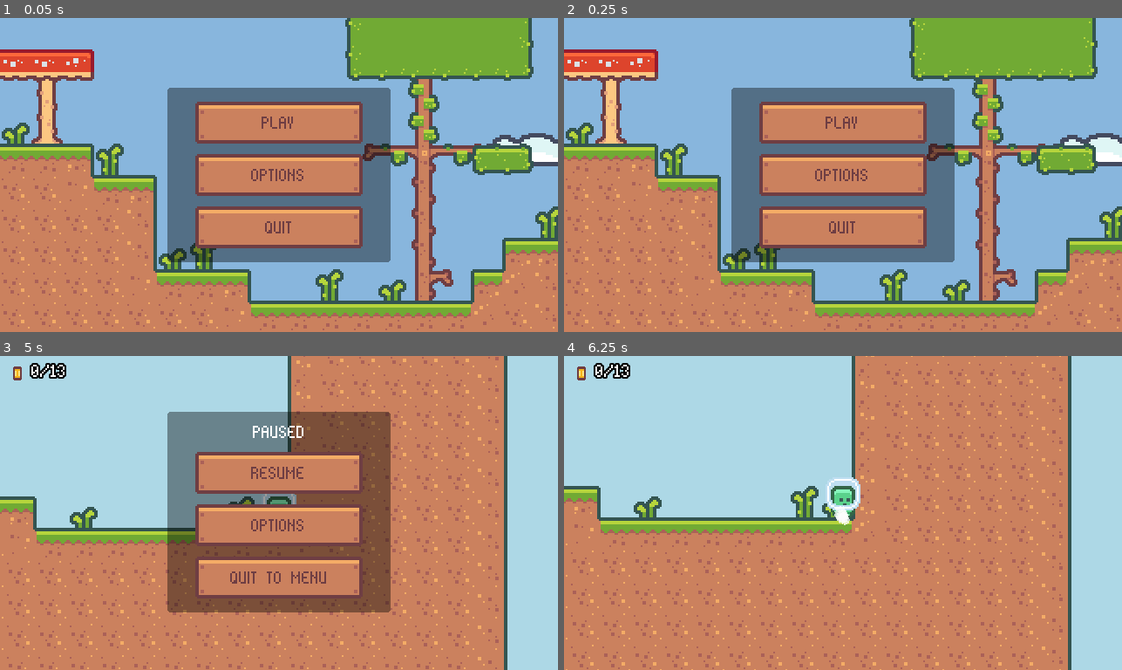
Above: before the commit, frames 1-4 (two rows, left to right).
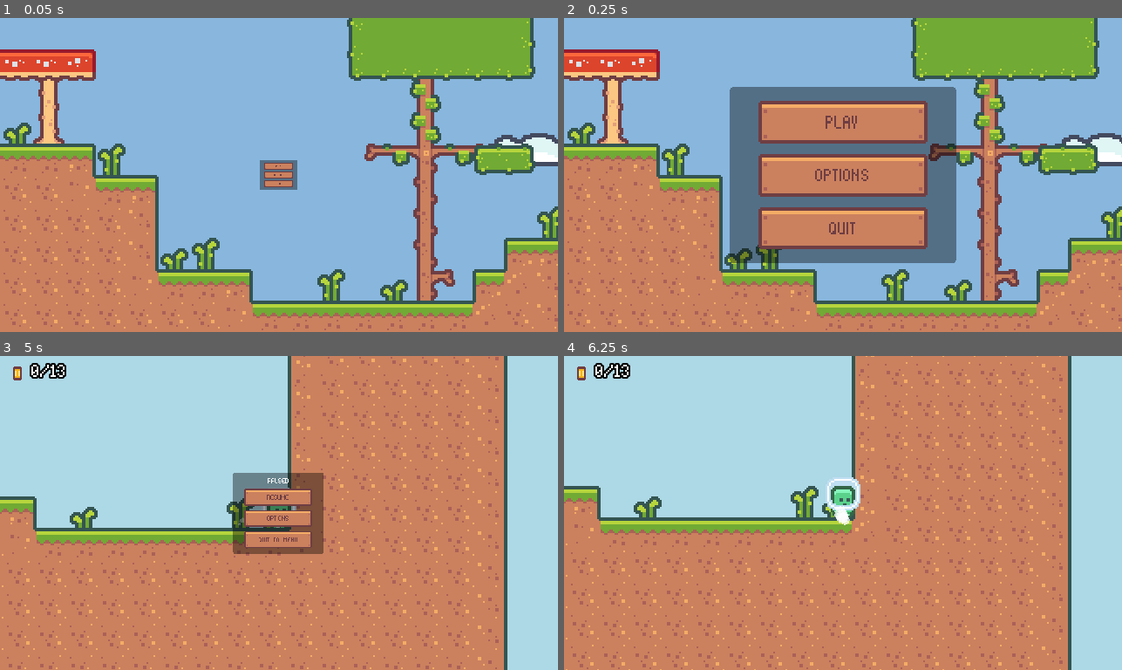
Above: after the commit, the same moments.

Repository: rprav-n/2D-Platformer
Game: Godot game, scene res://scenes/ui/main_menu/main_menu.tscn
The game is run twice, just before and just after one commit, with the same random seed, the same clock (stepped at 60 frames per second) and the same inputs.
Inputs (mouse positions are in pixels of both pictures, inside the frame that each line leads up to):
- Up to frame 1 (0.05 s): no input
- Up to frame 2 (0.25 s): no input
- Up to frame 3 (5 s): click "PLAY" at 0.5 s; move the mouse to (401, 497) at 1.27 s; hold Right (move_right) 1.28-2.78 s; tap Shift (dash) every 0.75 s from 1.35 to 4.35 s; tap Space (jump) at 1.52, 2.27, 3.77, 4.52 s; move the mouse to (167, 528) at 2.02 s; move the mouse to (334, 443) at 2.77 s; hold A (move_left) 2.78-3.53 s; move the mouse to (251, 575) at 3.52 s; hold Right (move_right) from 3.53 s (still down); move the mouse to (446, 560) at 4.27 s; tap Escape (pause) at 4.9 s
- Up to frame 4 (6.25 s): move the mouse to (675, 465) at 5.02 s; release Right (move_right) at 5.03 s; hold A (move_left) 5.03-5.75 s; tap Shift (dash) at 5.1 s; tap Space (jump) at 5.27 s; click "RESUME" at 5.75 s

The runs differ from the first frame. In frame 1, 28% of the frame differs, in the area x 0-100%, y 0-100%; in frame 2, 7.9%; in frame 3, 20%; in frame 4, nothing differs.

Commit message:
Animating UI panels

Diff:
--- a/scenes/ui/game_complete/game_complete.tscn
+++ b/scenes/ui/game_complete/game_complete.tscn
@@ -1,12 +1,55 @@
-[gd_scene load_steps=5 format=3 uid="uid://dj6qpflh1qeyi"]
+[gd_scene load_steps=8 format=3 uid="uid://dj6qpflh1qeyi"]
 
 [ext_resource type="Script" path="res://scenes/ui/game_complete/game_complete.gd" id="1_g8d34"]
 [ext_resource type="Theme" uid="uid://c2d2vxclxkr4l" path="res://resources/theme.tres" id="1_tg3fi"]
 [ext_resource type="PackedScene" uid="uid://csnql7nxh0ab5" path="res://scenes/ui/buttons/animated_button.tscn" id="2_mod0q"]
 [ext_resource type="PackedScene" uid="uid://cpa0l3wqs8oc7" path="res://scenes/ui/menu_background/menu_background.tscn" id="2_rjn5j"]
 
+[sub_resource type="Animation" id="Animation_pp1p4"]
+resource_name = "default"
+length = 0.4
+tracks/0/type = "value"
+tracks/0/imported = false
+tracks/0/enabled = true
+tracks/0/path = NodePath("MarginContainer:scale")
+tracks/0/interp = 2
+tracks/0/loop_wrap = true
+tracks/0/keys = {
+"times": PackedFloat32Array(0, 0.2, 0.3, 0.4),
+"transitions": PackedFloat32Array(1, 1, 1, 1),
+"update": 0,
+"values": [Vector2(0, 0), Vector2(1.1, 1.1), Vector2(0.9, 0.9), Vector2(1, 1)]
+}
+
+[sub_resource type="Animation" id="Animation_yaxbx"]
+length = 0.001
+tracks/0/type = "value"
+tracks/0/imported = false
+tracks/0/enabled = true
+tracks/0/path = NodePath("MarginContainer:scale")
+tracks/0/interp = 1
+tracks/0/loop_wrap = true
+tracks/0/keys = {
+"times": PackedFloat32Array(0),
+"transitions": PackedFloat32Array(1),
+"update": 0,
+"values": [Vector2(1, 1)]
+}
+
+[sub_resource type="AnimationLibrary" id="AnimationLibrary_yobqm"]
+_data = {
+"RESET": SubResource("Animation_yaxbx"),
+"default": SubResource("Animation_pp1p4")
+}
+
 [node name="GameComplete" type="CanvasLayer"]
 script = ExtResource("1_g8d34")
+
+[node name="AnimationPlayer" type="AnimationPlayer" parent="."]
+autoplay = "default"
+libraries = {
+"": SubResource("AnimationLibrary_yobqm")
+}
 
 [node name="MenuBackground" parent="." instance=ExtResource("2_rjn5j")]
 
@@ -16,6 +59,7 @@
 anchor_bottom = 1.0
 grow_horizontal = 2
 grow_vertical = 2
+pivot_offset = Vector2(160, 90)
 theme = ExtResource("1_tg3fi")
 
 [node name="PanelContainer" type="PanelContainer" parent="MarginContainer"]
--- a/scenes/ui/main_menu/main_menu.tscn
+++ b/scenes/ui/main_menu/main_menu.tscn
@@ -1,15 +1,59 @@
-[gd_scene load_steps=5 format=3 uid="uid://ru3dx0irhi1l"]
+[gd_scene load_steps=8 format=3 uid="uid://ru3dx0irhi1l"]
 
 [ext_resource type="Script" path="res://scenes/ui/main_menu/main_menu.gd" id="1_2ja87"]
 [ext_resource type="Theme" uid="uid://c2d2vxclxkr4l" path="res://resources/theme.tres" id="1_ei2q4"]
 [ext_resource type="PackedScene" uid="uid://csnql7nxh0ab5" path="res://scenes/ui/buttons/animated_button.tscn" id="2_t710u"]
 [ext_resource type="PackedScene" uid="uid://cpa0l3wqs8oc7" path="res://scenes/ui/menu_background/menu_background.tscn" id="2_wl47q"]
 
+[sub_resource type="Animation" id="Animation_pp1p4"]
+resource_name = "default"
+length = 0.4
+tracks/0/type = "value"
+tracks/0/imported = false
+tracks/0/enabled = true
+tracks/0/path = NodePath("MarginContainer:scale")
+tracks/0/interp = 2
+tracks/0/loop_wrap = true
+tracks/0/keys = {
+"times": PackedFloat32Array(0, 0.2, 0.3, 0.4),
+"transitions": PackedFloat32Array(1, 1, 1, 1),
+"update": 0,
+"values": [Vector2(0, 0), Vector2(1.1, 1.1), Vector2(0.9, 0.9), Vector2(1, 1)]
+}
+
+[sub_resource type="Animation" id="Animation_yaxbx"]
+length = 0.001
+tracks/0/type = "value"
+tracks/0/imported = false
+tracks/0/enabled = true
+tracks/0/path = NodePath("MarginContainer:scale")
+tracks/0/interp = 1
+tracks/0/loop_wrap = true
+tracks/0/keys = {
+"times": PackedFloat32Array(0),
+"transitions": PackedFloat32Array(1),
+"update": 0,
+"values": [Vector2(1, 1)]
+}
+
+[sub_resource type="AnimationLibrary" id="AnimationLibrary_yobqm"]
+_data = {
+"RESET": SubResource("Animation_yaxbx"),
+"default": SubResource("Animation_pp1p4")
+}
+
 [node name="MainMenu" type="CanvasLayer"]
 script = ExtResource("1_2ja87")
 background_color = Color(0.533333, 0.713726, 0.866667, 1)
 
+[node name="AnimationPlayer" type="AnimationPlayer" parent="."]
+autoplay = "default"
+libraries = {
+"": SubResource("AnimationLibrary_yobqm")
+}
+
 [node name="MenuBackground" parent="." instance=ExtResource("2_wl47q")]
+position = Vector2(1, 0)
 
 [node name="MarginContainer" type="MarginContainer" parent="."]
 anchors_preset = 15
@@ -17,6 +61,7 @@
 anchor_bottom = 1.0
 grow_horizontal = 2
 grow_vertical = 2
+pivot_offset = Vector2(160, 90)
 theme = ExtResource("1_ei2q4")
 
 [node name="PanelContainer" type="PanelContainer" parent="MarginContainer"]
--- a/scenes/ui/pause_menu/pause_menu.tscn
+++ b/scenes/ui/pause_menu/pause_menu.tscn
@@ -1,12 +1,55 @@
-[gd_scene load_steps=4 format=3 uid="uid://kvb8u44egrrm"]
+[gd_scene load_steps=7 format=3 uid="uid://kvb8u44egrrm"]
 
 [ext_resource type="Theme" uid="uid://c2d2vxclxkr4l" path="res://resources/theme.tres" id="1_2l47f"]
 [ext_resource type="Script" path="res://scenes/ui/pause_menu/pause_menu.gd" id="1_jtkbc"]
 [ext_resource type="PackedScene" uid="uid://csnql7nxh0ab5" path="res://scenes/ui/buttons/animated_button.tscn" id="2_vxesi"]
 
+[sub_resource type="Animation" id="Animation_pp1p4"]
+resource_name = "default"
+length = 0.4
+tracks/0/type = "value"
+tracks/0/imported = false
+tracks/0/enabled = true
+tracks/0/path = NodePath("MarginContainer:scale")
+tracks/0/interp = 2
+tracks/0/loop_wrap = true
+tracks/0/keys = {
+"times": PackedFloat32Array(0, 0.2, 0.3, 0.4),
+"transitions": PackedFloat32Array(1, 1, 1, 1),
+"update": 0,
+"values": [Vector2(0, 0), Vector2(1.1, 1.1), Vector2(0.9, 0.9), Vector2(1, 1)]
+}
+
+[sub_resource type="Animation" id="Animation_yaxbx"]
+length = 0.001
+tracks/0/type = "value"
+tracks/0/imported = false
+tracks/0/enabled = true
+tracks/0/path = NodePath("MarginContainer:scale")
+tracks/0/interp = 1
+tracks/0/loop_wrap = true
+tracks/0/keys = {
+"times": PackedFloat32Array(0),
+"transitions": PackedFloat32Array(1),
+"update": 0,
+"values": [Vector2(1, 1)]
+}
+
+[sub_resource type="AnimationLibrary" id="AnimationLibrary_yobqm"]
+_data = {
+"RESET": SubResource("Animation_yaxbx"),
+"default": SubResource("Animation_pp1p4")
+}
+
 [node name="PauseMenu" type="CanvasLayer"]
 process_mode = 3
 script = ExtResource("1_jtkbc")
+
+[node name="AnimationPlayer" type="AnimationPlayer" parent="."]
+autoplay = "default"
+libraries = {
+"": SubResource("AnimationLibrary_yobqm")
+}
 
 [node name="MarginContainer" type="MarginContainer" parent="."]
 anchors_preset = 15
@@ -14,6 +57,7 @@
 anchor_bottom = 1.0
 grow_horizontal = 2
 grow_vertical = 2
+pivot_offset = Vector2(160, 90)
 theme = ExtResource("1_2l47f")
 
 [node name="PanelContainer" type="PanelContainer" parent="MarginContainer"]
